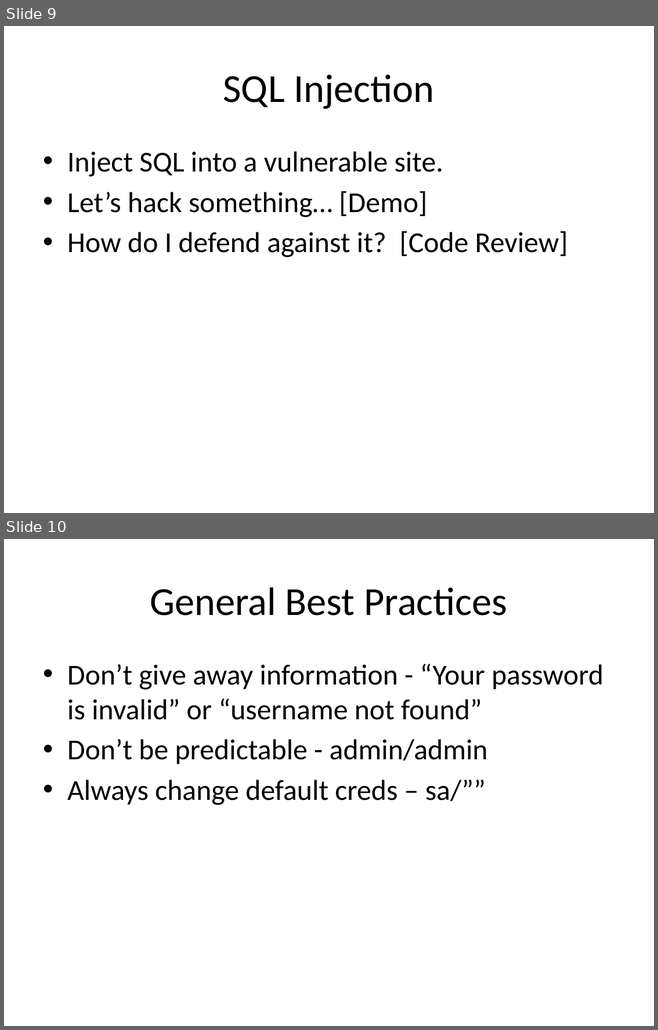
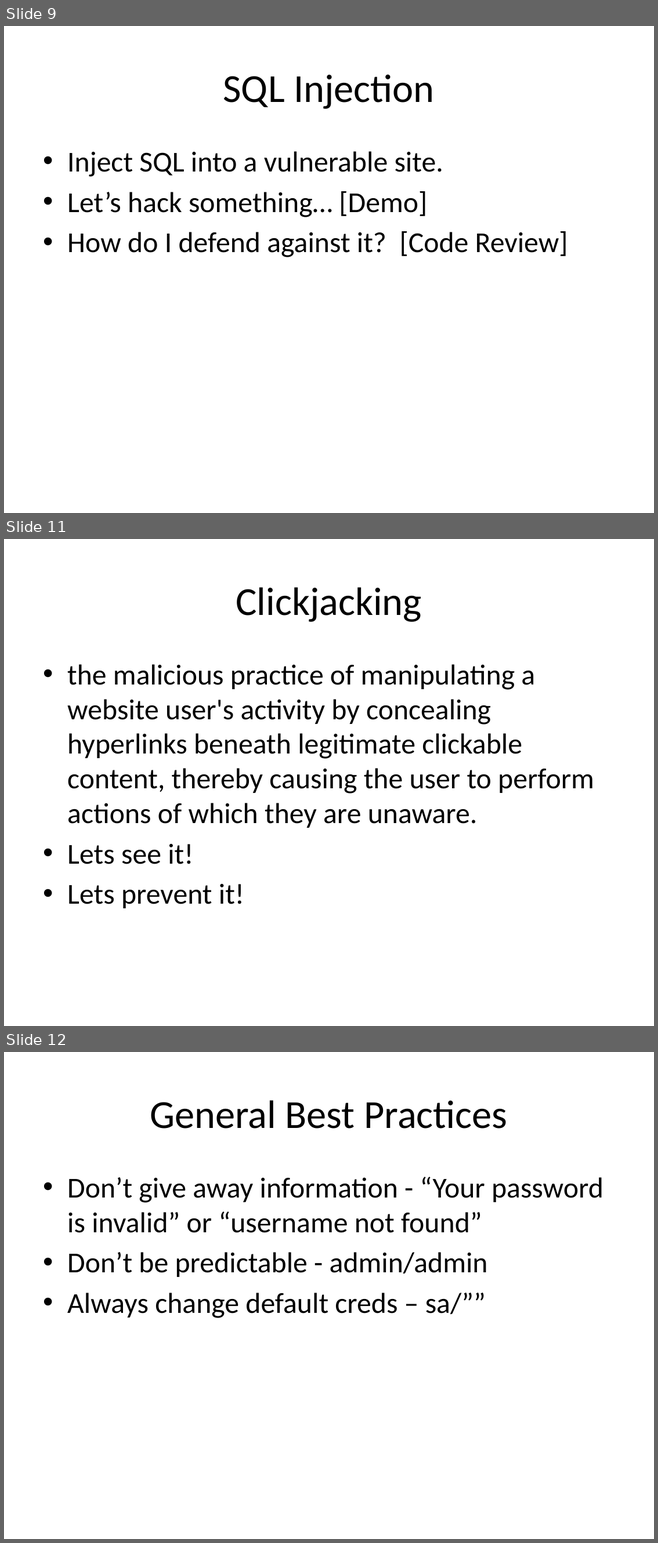
Before and after one commit to casmos1/Learning, a slide deck: Security/Content/Documents/Security.pptx. Shown one above the other, each under a label of ours: slides 9 and 10 before the commit, slides 9, 11 and 12 after it; the slides between them are not shown. The pictures are 658x1030 and 658x1543 pixels, drawn with LibreOffice and Linux fonts; fonts in the diff are those of the drawing. Boxes give left, top, right and bottom in pixels: in the first picture for what was removed or moved away, otherwise in the second. Text is boxed around its words. In the diff, an @@ line names an element or a change of style, - is before the commit and + after.

```diff
--- a/Security/Content/Documents/Security.pptx
+++ b/Security/Content/Documents/Security.pptx
@@ slide 11 added at (4,539,654,1026), background #FFFFFF @@
@@ title added at (235,587,422,622), 44 pt, text #000000 @@
+Clickjacking
@@ text added at (67,664,594,908), 32 pt, text #000000 @@
+• the malicious practice of manipulating a website user's activity by concealing hyperlinks beneath legitimate clickable content, thereby causing the user to perform actions of which they are unaware.
+• Lets see it!
+• Lets prevent it!
@@ what was slide 10 is now slide 12 @@
```
Also in this commit, not shown: 2 slides changed, 1 other slide added, 13 other files.
